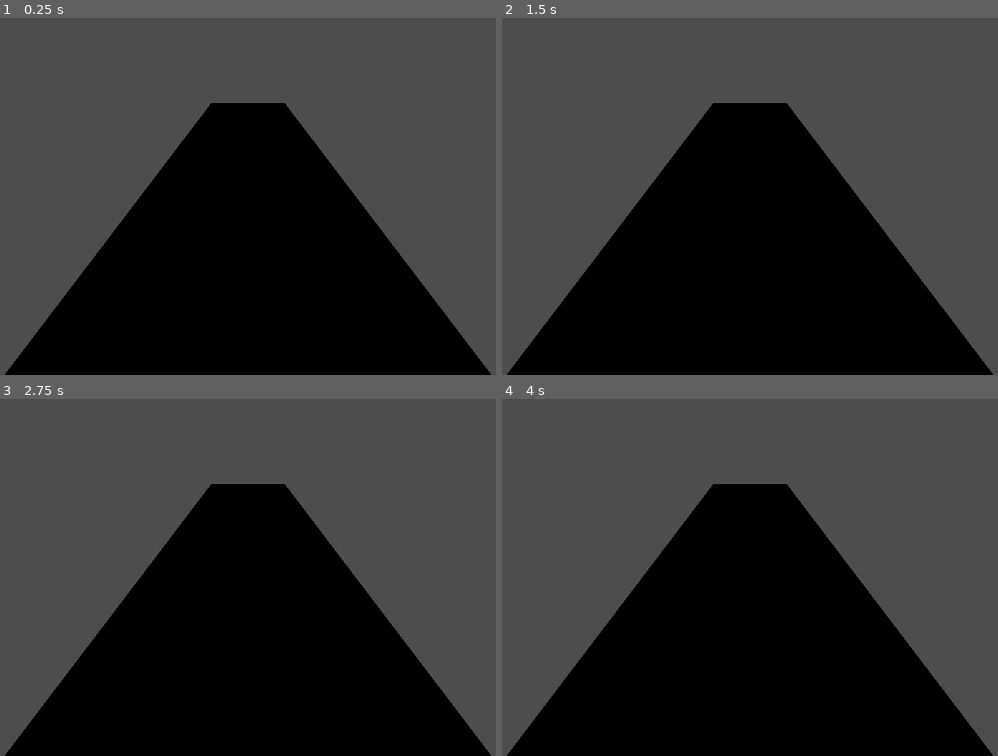
Above: before the commit, frames 1-4 (two rows, left to right).
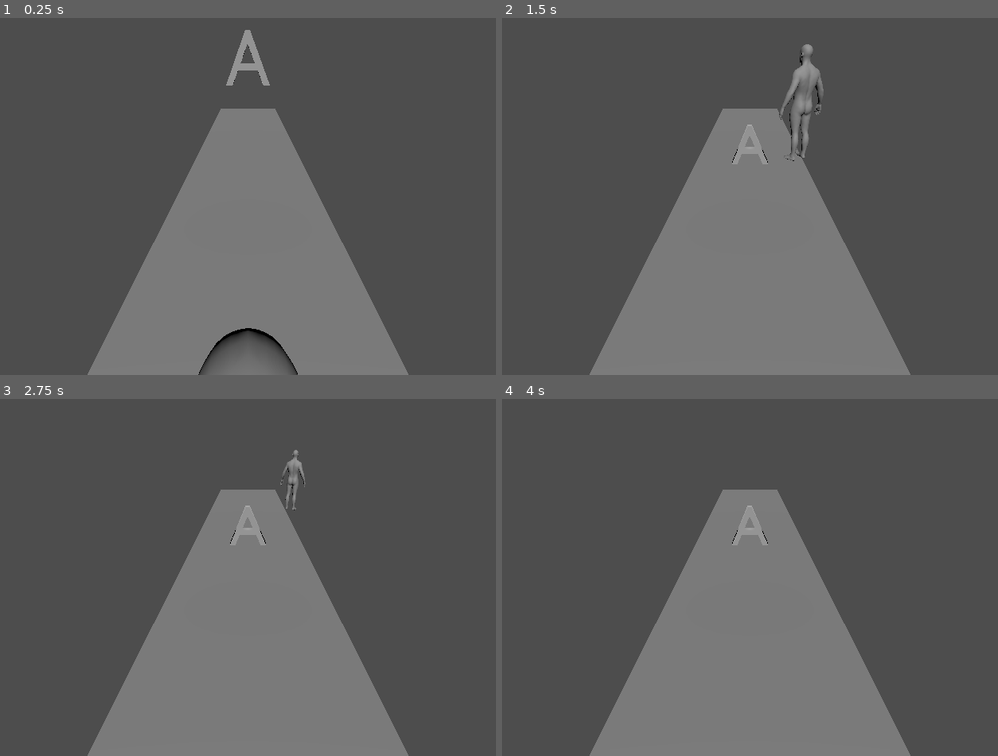
Above: after the commit, the same moments.

Repository: Togira123/Escape-the-Server
Game: Godot game, scene res://main.tscn
Same seed, same stepped clock (60 frames per second), same inputs: the game is played once before the commit and once after it.
Inputs:
- Up to frame 1 (0.25 s): no input
- Up to frame 2 (1.5 s): hold D (move_right, bound only after the commit) 0.53-1.28 s; tap Space (jump, bound only after the commit) at 0.6, 0.77, 1.07, 1.35 s; hold A (move_left, bound only after the commit) from 1.28 s (still down)
- Up to frame 3 (2.75 s): tap Space (jump, bound only after the commit) at 1.52, 1.82, 2.1 s; release A (move_left, bound only after the commit) at 2.03 s; hold D (move_right, bound only after the commit) from 2.03 s (still down)
- Up to frame 4 (4 s): tap Space (jump, bound only after the commit) at 2.85, 3.02, 3.32, 3.6, 3.77 s; release D (move_right, bound only after the commit) at 3.53 s; hold A (move_left, bound only after the commit) from 3.53 s (still down)

The runs differ from the first frame. In frame 1, 43% of the frame differs, in the area x 0-100%, y 3-100%; in frame 2, 44%, in the area x 0-100%, y 7-100%; in frame 3, 43%; in frame 4, 43%.

Commit message:
added player and basic movement

Diff:
--- a/A_reg.tscn
+++ b/A_reg.tscn
@@ -6,18 +6,15 @@
 [sub_resource type="ConcavePolygonShape3D" id="ConcavePolygonShape3D_wub6w"]
 data = PackedVector3Array(0.1425, 0.6, -1.93, -1.6675, 0.6, 1.5, -0.2025, 0.6, -1.93, -0.0375, 0.6, -1.18, -1.6675, 0.6 …(2394 unchanged characters)…
 
-[node name="A_reg" type="Node3D"]
+[node name="AnimatableBody3D" type="AnimatableBody3D"]
 transform = Transform3D(1, 0, -1.5246e-23, -1.5246e-23, -4.37114e-08, -1, 0, 1, -4.37114e-08, 2.08165e-12, 1.5, 2.08165e-12)
 script = ExtResource("1_jym1k")
 
-[node name="AnimatableBody3D" type="AnimatableBody3D" parent="."]
+[node name="CollisionShape3D" type="CollisionShape3D" parent="."]
 transform = Transform3D(1, 0, 2.91302e-38, 0, 1, 0, 0, 0, 1, 0, 0, 0)
+shape = SubResource("ConcavePolygonShape3D_wub6w")
 
-[node name="MeshInstance3D" type="MeshInstance3D" parent="AnimatableBody3D"]
+[node name="MeshInstance3D" type="MeshInstance3D" parent="."]
 transform = Transform3D(1, 0, 2.91302e-38, 0, 1, 0, 0, 0, 1, 0, 0, 0)
 mesh = ExtResource("1_montl")
 skeleton = NodePath("")
-
-[node name="CollisionShape3D" type="CollisionShape3D" parent="AnimatableBody3D"]
-transform = Transform3D(1, 0, 2.91302e-38, 0, 1, 0, 0, 0, 1, 0, 0, 0)
-shape = SubResource("ConcavePolygonShape3D_wub6w")
--- a/letter.gd
+++ b/letter.gd
@@ -1,6 +1,8 @@
-extends Node3D
+extends AnimatableBody3D
 
 @export var fall = false
+
+@export var GRAVITY = 2
 
 # Called when the node enters the scene tree for the first time.
 func _ready():
@@ -10,3 +12,12 @@
 # Called every frame. 'delta' is the elapsed time since the previous frame.
 func _process(delta):
 	pass
+
+
+var prev_velocity = Vector3.ZERO
+
+func _physics_process(delta):
+	if not fall:
+		return
+	prev_velocity.y -= GRAVITY * delta
+	move_and_collide(prev_velocity)
--- a/main.tscn
+++ b/main.tscn
@@ -1,6 +1,7 @@
-[gd_scene load_steps=4 format=3 uid="uid://b7ts0yd67xbb4"]
+[gd_scene load_steps=5 format=3 uid="uid://b7ts0yd67xbb4"]
 
 [ext_resource type="PackedScene" uid="uid://cror3kqdb4d2r" path="res://A_reg.tscn" id="1_88jxs"]
+[ext_resource type="PackedScene" uid="uid://dctl13pmqv82u" path="res://player.tscn" id="2_n0dpm"]
 
 [sub_resource type="BoxMesh" id="BoxMesh_67cfx"]
 size = Vector3(10, 2, 50)
@@ -20,6 +21,15 @@
 shape = SubResource("BoxShape3D_wudb2")
 
 [node name="Camera3D" type="Camera3D" parent="."]
-transform = Transform3D(1, 0, 0, 0, 0.853969, 0.520324, 0, -0.520324, 0.853969, 0, 5.62079, 8.78693)
+transform = Transform3D(1, 0, 0, 0, 0.853969, 0.520324, 0, -0.520324, 0.853969, 0, 8.51325, 20.149)
 
 [node name="A_reg" parent="." instance=ExtResource("1_88jxs")]
+transform = Transform3D(1, 0, -1.5246e-23, -1.5246e-23, -4.37114e-08, -1, 0, 1, -4.37114e-08, 2.08165e-12, 9.77235, 2.08165e-12)
+fall = true
+GRAVITY = 1
+
+[node name="DirectionalLight3D" type="DirectionalLight3D" parent="."]
+transform = Transform3D(1, 0, 0, 0, 0.738585, 0.674161, 0, -0.674161, 0.738585, 0, 9.26235, 5.96843)
+
+[node name="Player" parent="." instance=ExtResource("2_n0dpm")]
+transform = Transform3D(-0.1, 0, 6.97692e-06, 0, 0.1, 0, -6.97692e-06, 0, -0.1, 0, 0, 23.2315)
--- /dev/null
+++ b/player.gd
@@ -0,0 +1,40 @@
+extends CharacterBody3D
+
+@export var speed = 14
+
+@export var fall_acceleration = 75
+
+@export var jump_impulse = 20
+
+var target_velocity = Vector3.ZERO
+
+func _physics_process(delta):
+	var direction = Vector3.ZERO
+	direction.z -= 1
+	# Get inputs
+	if Input.is_action_pressed("move_right"):
+		direction.x += 0.5
+	if Input.is_action_pressed("move_left"):
+		direction.x -= 0.5
+
+	# Make sure vector has length 1
+	if direction != Vector3.ZERO:
+		direction = direction.normalized()
+
+		$Pivot.basis = Basis.looking_at(direction)
+
+	# Ground velocity
+	target_velocity.x = direction.x * speed
+	target_velocity.z = direction.z * speed
+
+	# Vertical velocity
+	if not is_on_floor():
+		target_velocity.y -= fall_acceleration * delta
+
+	# Move character
+	velocity = target_velocity
+
+	if is_on_floor() and Input.is_action_just_pressed("jump"):
+		target_velocity.y = jump_impulse
+
+	move_and_slide()
--- /dev/null
+++ b/player.tscn
@@ -0,0 +1,23 @@
+[gd_scene load_steps=4 format=3 uid="uid://dctl13pmqv82u"]
+
+[ext_resource type="Script" path="res://player.gd" id="1_i4csm"]
+[ext_resource type="ArrayMesh" uid="uid://dnw02g81pf034" path="res://assets/graphics/player/Realistic_White_Male_Low_Poly.obj" id="1_q61nx"]
+
+[sub_resource type="CapsuleShape3D" id="CapsuleShape3D_s8mlq"]
+radius = 25.8881
+height = 81.1099
+
+[node name="Player" type="CharacterBody3D"]
+transform = Transform3D(0.1, 0, 0, 0, 0.1, 0, 0, 0, 0.1, 0, 0, 0)
+script = ExtResource("1_i4csm")
+
+[node name="CollisionShape3D" type="CollisionShape3D" parent="."]
+transform = Transform3D(1, 0, 0, 0, 1, 0, 0, 0, 1, 2.08165e-12, 41, 2.08165e-12)
+shape = SubResource("CapsuleShape3D_s8mlq")
+
+[node name="Pivot" type="Node3D" parent="."]
+transform = Transform3D(1, 0, 0, 0, 1, 0, 0, 0, 1, 2.08165e-12, 2.08165e-12, 2.08165e-12)
+
+[node name="RealisticWhiteMaleLowPoly" type="MeshInstance3D" parent="Pivot"]
+mesh = ExtResource("1_q61nx")
+skeleton = NodePath("")
--- a/project.godot
+++ b/project.godot
@@ -15,11 +15,35 @@
 config/features=PackedStringArray("4.3", "GL Compatibility")
 config/icon="res://icon.svg"
 
+[display]
+
+window/size/viewport_width=1920
+window/size/viewport_height=1080
+
 [filesystem]
 
 import/blender/enabled=false
+
+[input]
+
+move_left={
+"deadzone": 0.5,
+"events": [Object(InputEventKey,"resource_local_to_scene":false,"resource_name":"","device":-1,"window_id":0,"alt_pressed":false,"shift_pressed":false,"ctrl_pressed":false,"meta_pressed":false,"pressed":false,"keycode":0,"physical_keycode":65,"key_label":0,"unicode":97,"location":0,"echo":false,"script":null)
+]
+}
+move_right={
+"deadzone": 0.5,
+"events": [Object(InputEventKey,"resource_local_to_scene":false,"resource_name":"","device":-1,"window_id":0,"alt_pressed":false,"shift_pressed":false,"ctrl_pressed":false,"meta_pressed":false,"pressed":false,"keycode":0,"physical_keycode":68,"key_label":0,"unicode":100,"location":0,"echo":false,"script":null)
+]
+}
+jump={
+"deadzone": 0.5,
+"events": [Object(InputEventKey,"resource_local_to_scene":false,"resource_name":"","device":-1,"window_id":0,"alt_pressed":false,"shift_pressed":false,"ctrl_pressed":false,"meta_pressed":false,"pressed":false,"keycode":0,"physical_keycode":32,"key_label":0,"unicode":32,"location":0,"echo":false,"script":null)
+]
+}
 
 [rendering]
 
 renderer/rendering_method="gl_compatibility"
 renderer/rendering_method.mobile="gl_compatibility"
+textures/vram_compression/import_etc2_astc=true
Not shown, added: assets/graphics/player/Eye_Mesh_Low_Poly.obj
Not shown, added: assets/graphics/player/Eye_Mesh_Low_Poly.obj.import
Not shown, added: assets/graphics/player/Realistic_White_Male_Low_Poly.obj
Not shown, added: assets/graphics/player/Realistic_White_Male_Low_Poly.obj.import
Not shown, added: assets/graphics/player/Teeth_Mesh_Low_Poly.obj
Not shown, added: assets/graphics/player/Teeth_Mesh_Low_Poly.obj.import
Not shown, added: export_presets.cfg
Not shown, changed: .gitignore
